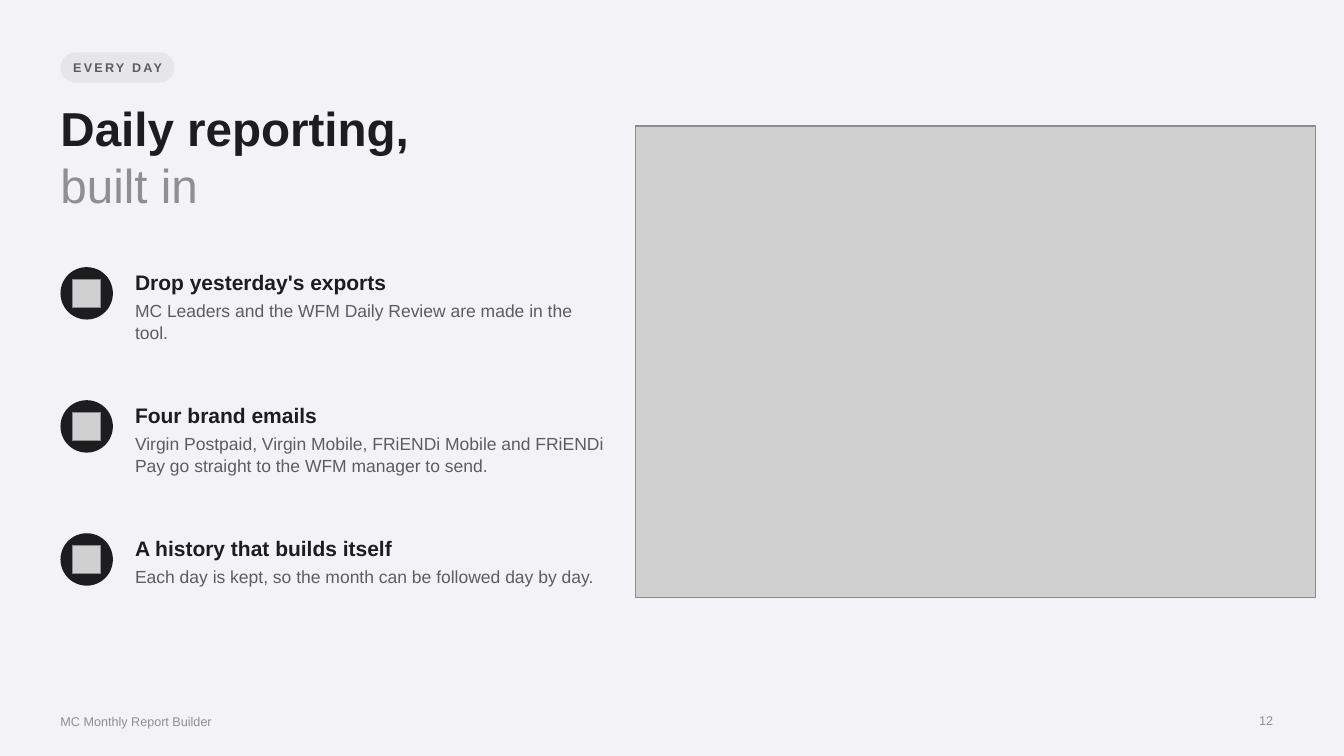
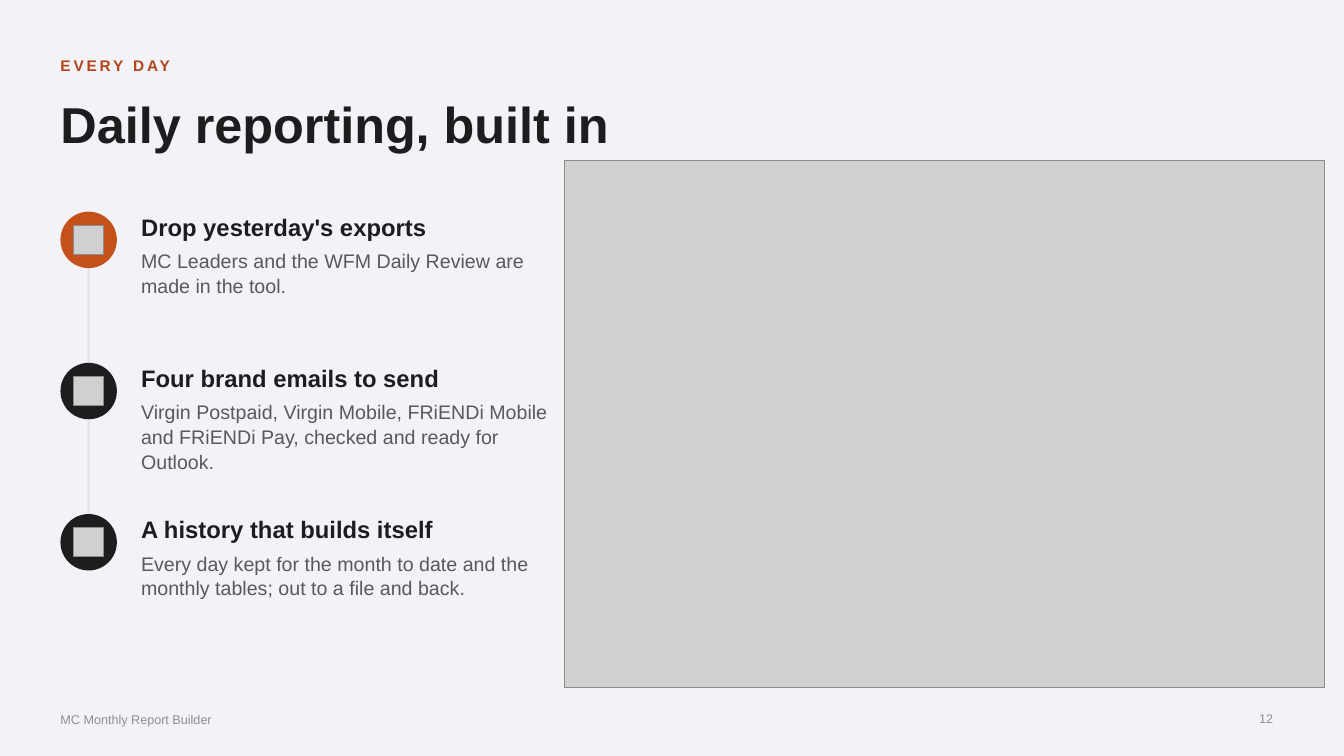
Before and after one commit to Wizdeed1/s, a slide deck: slide 12 of final/MC Monthly Report Builder - Overview.pptx. Drawn at 1344x756 pixels with LibreOffice and Linux fonts; fonts in the diff are those of the drawing; grey boxes stand for pictures. Boxes give left, top, right and bottom in pixels: in the first picture for what was removed or moved away, otherwise in the second. Text is boxed around its words. In the diff, an @@ line names an element or a change of style, - is before the commit and + after.

```diff
--- a/final/MC Monthly Report Builder - Overview.pptx
+++ b/final/MC Monthly Report Builder - Overview.pptx
@@ text "EVERY DAY" at [60, 50, 665, 81]: size 9 to 11 pt, text colour #5C5C61 to #B3441A, letter spacing 1.6 to 2 pt; alignment centre to left @@
@@ rounded rectangle removed at [60, 52, 174, 83] @@
@@ title at [60, 106, 609, 153]: text changed; size 34 to 36 pt @@
-Daily reporting,
-built in
+Daily reporting, built in
@@ picture: place and size @@
-picture at [635, 126, 1316, 598]
+picture at [565, 161, 1325, 688]
@@ text "Drop yesterday's exports" at [141, 218, 426, 241]: size 15 to 17 pt @@
@@ text "Drop yesterday's exports": place and size @@
-text "Drop yesterday's exports" at [135, 274, 386, 295]
+text "Drop yesterday's exports" at [141, 218, 426, 241]
@@ ellipse: place and size @@
-ellipse at [60, 267, 113, 320]
+ellipse at [60, 212, 117, 268]
@@ ellipse at [60, 212, 117, 268]: fill #1D1D1F to #C4511A @@
@@ picture: place and size @@
-picture at [73, 279, 101, 308]
+picture at [74, 225, 103, 254]
@@ line added from (89, 257) to (89, 560), #E5E5EA 2 pt @@
@@ text "MC Leaders and the WFM ...": place and size @@
-text "MC Leaders and the WFM ..." at [135, 304, 572, 339]
+text "MC Leaders and the WFM ..." at [141, 254, 524, 293]
@@ text "MC Leaders and the WFM ..." at [141, 254, 524, 293]: size 12.5 to 14 pt, text colour #5C5C61 to #58585D @@
@@ ellipse: place and size @@
-ellipse at [60, 400, 113, 453]
+ellipse at [60, 363, 117, 419]
@@ picture: place and size @@
-picture at [73, 412, 101, 441]
+picture at [74, 376, 103, 405]
@@ text at [141, 369, 439, 388]: text changed; size 15 to 17 pt @@
-Four brand emails
+Four brand emails to send
@@ text at [141, 405, 547, 469]: text changed; size 12.5 to 14 pt; text colour #5C5C61 to #58585D @@
-Virgin Postpaid, Virgin Mobile, FRiENDi Mobile and FRiENDi Pay go straight to the WFM manager to send.
+Virgin Postpaid, Virgin Mobile, FRiENDi Mobile and FRiENDi Pay, checked and ready for Outlook.
@@ ellipse: place and size @@
-ellipse at [60, 533, 113, 586]
+ellipse at [60, 514, 117, 571]
@@ picture added at [74, 527, 103, 557] @@
@@ text "A history that builds itself": place and size @@
-text "A history that builds itself" at [135, 540, 392, 561]
+text "A history that builds itself" at [141, 520, 433, 543]
@@ text "A history that builds itself" at [141, 520, 433, 543]: size 15 to 17 pt @@
@@ picture removed at [73, 545, 101, 574] @@
@@ text at [141, 557, 528, 599]: text changed; size 12.5 to 14 pt; text colour #5C5C61 to #58585D @@
-Each day is kept, so the month can be followed day by day.
+Every day kept for the month to date and the monthly tables; out to a file and back.
```
Also in this commit, not shown: 4 other slides changed, 11 slides added, 9 slides removed, 4 other files.
